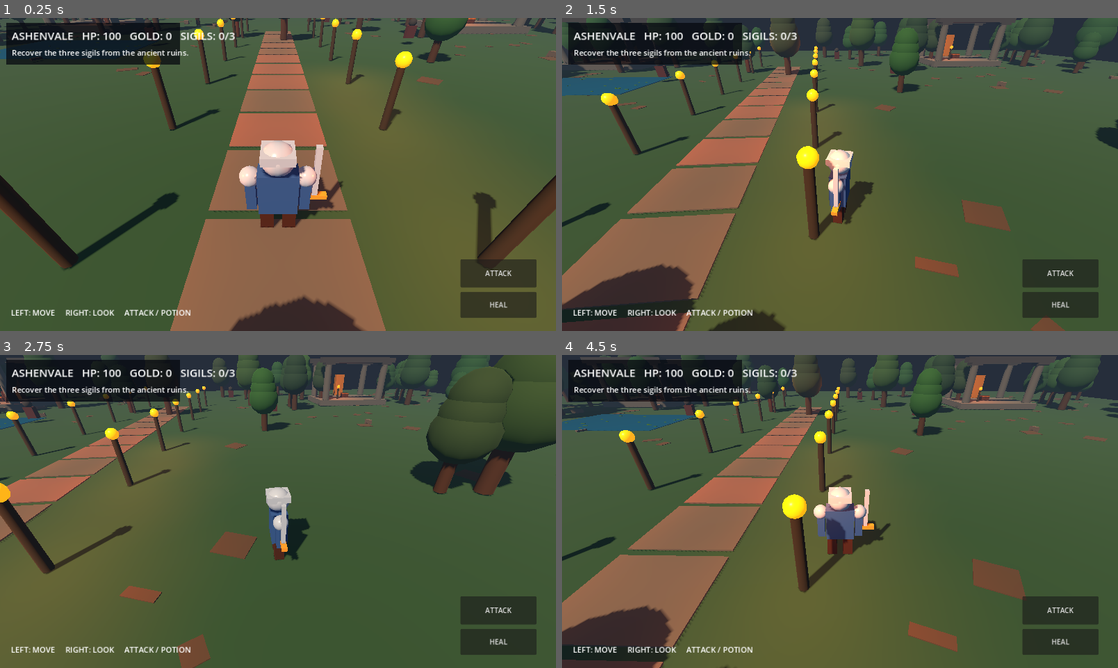
Above: before the commit, frames 1-4 (two rows, left to right).
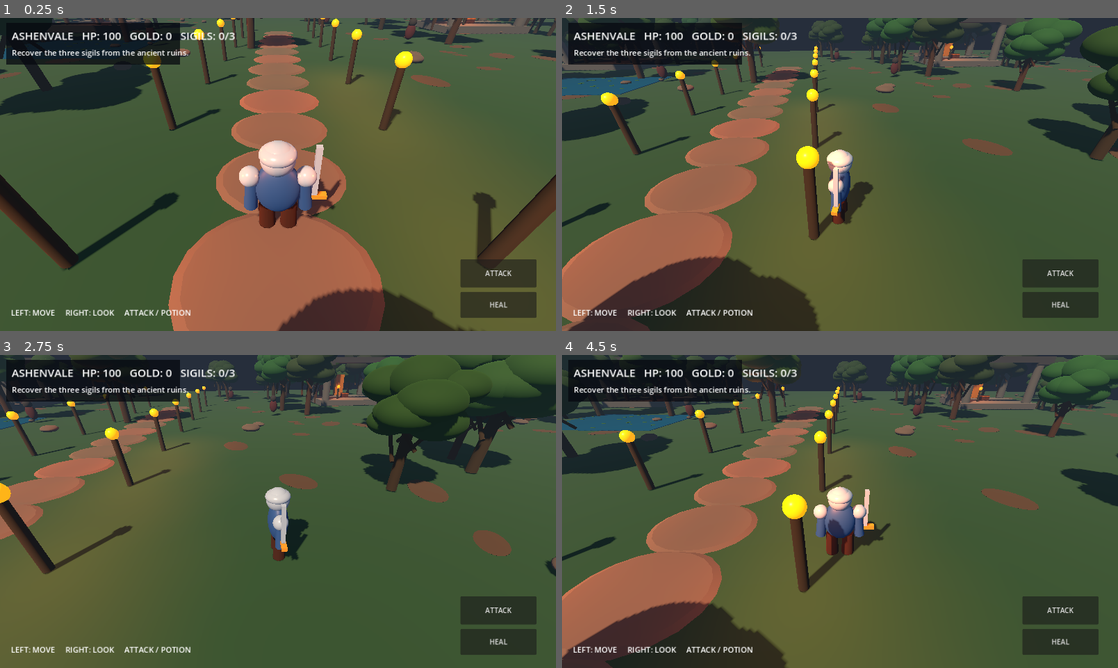
Above: after the commit, the same moments.

Repository: 82gtstang/MindControl
Game: Godot game, scene res://world.tscn
The game is run twice, just before and just after one commit, with the same random seed, the same clock (stepped at 60 frames per second) and the same inputs.
Inputs (mouse positions are in pixels of both pictures, inside the frame that each line leads up to):
- Up to frame 1 (0.25 s): no input
- Up to frame 2 (1.5 s): move the mouse to (962, 158) at 0.52 s; hold Right (ui_right) 0.53-1.25 s; click (962, 158) at 0.67 s; drag from (728, 190) to (812, 237) at 1.27 s
- Up to frame 3 (2.75 s): move the mouse to (333, 442) at 2.02 s; hold Right (ui_right) from 2.03 s (still down)
- Up to frame 4 (4.5 s): release Right (ui_right) at 2.75 s; drag from (812, 574) to (673, 464) at 2.77 s; move the mouse to (1006, 558) at 3.52 s; hold Left (ui_left) 3.53-4.25 s; drag from (673, 464) to (756, 433) at 4.27 s

The runs differ from the first frame. In frame 1, 20% of the frame differs, in the area x 0-100%, y 0-100%; in frame 2, 21%; in frame 3, 16%; in frame 4, 19%.

Commit message:
Replace blocky world meshes with rounded organic trees, stones, paths and characters

Diff:
--- a/godot/world.gd
+++ b/godot/world.gd
@@ -66,8 +66,8 @@
 	var mesh := SphereMesh.new()
 	mesh.radius = radius
 	mesh.height = radius * 2.0
-	mesh.radial_segments = 12
-	mesh.rings = 6
+	mesh.radial_segments = 24
+	mesh.rings = 12
 	mi.mesh = mesh
 	mi.position = pos
 	mi.material_override = mat
@@ -80,7 +80,7 @@
 	mesh.top_radius = radius
 	mesh.bottom_radius = radius * 1.12
 	mesh.height = height
-	mesh.radial_segments = 8
+	mesh.radial_segments = 20
 	mi.mesh = mesh
 	mi.position = pos
 	mi.material_override = mat
@@ -126,7 +126,8 @@
 		var z := rng.randf_range(-53, 53)
 		if absf(x) < 7.0 or absf(z) < 3.0:
 			continue
-		var patch := box_mesh(self, Vector3(rng.randf_range(.3, 1.5), .03, rng.randf_range(.3, 1.5)), Vector3(x, 0.01, z), dirt)
+		var patch := sphere_mesh(self, rng.randf_range(.35, 1.0), Vector3(x, .006, z), dirt)
+		patch.scale = Vector3(1.5, .025, 1.0)
 		patch.rotation.y = rng.randf_range(0, 6.28)
 	for i in range(105):
 		var x := rng.randf_range(-51, 51)
@@ -139,10 +140,12 @@
 		var z := rng.randf_range(-48, 48)
 		if absf(x) < 7 or absf(z) < 3:
 			continue
-		var rock := box_mesh(self, Vector3(rng.randf_range(.2, 1.1), rng.randf_range(.15, .6), rng.randf_range(.3, 1.2)), Vector3(x, .16, z), stone)
+		var rock := sphere_mesh(self, rng.randf_range(.25, .7), Vector3(x, .16, z), stone)
+		rock.scale = Vector3(rng.randf_range(.8, 1.5), rng.randf_range(.35, .7), rng.randf_range(.8, 1.5))
 		rock.rotation.y = rng.randf_range(0, 6.28)
 	for i in range(-8, 9):
-		box_mesh(self, Vector3(3.5, .045, 2.8), Vector3(0, .035, i * 3.1), material(Color(0.35 + rng.randf_range(-.05, .05), .32, .29)))
+		var slab := cylinder_mesh(self, rng.randf_range(1.55, 1.9), .08, Vector3(rng.randf_range(-.12, .12), .035, i * 3.1), material(Color(0.35 + rng.randf_range(-.05, .05), .32, .29)))
+		slab.scale.z = .86
 	_make_water(Vector3(-20, 0, -14))
 
 func _make_tree(pos: Vector3, scale_factor: float) -> void:
@@ -150,10 +153,23 @@
 	tree.position = pos
 	tree.scale = Vector3.ONE * scale_factor
 	add_child(tree)
-	cylinder_mesh(tree, .28, 3.5, Vector3(0, 1.75, 0), material(Color(.25, .15, .09)))
-	var leaf := material(Color(rng.randf_range(.09, .18), rng.randf_range(.22, .35), .15))
-	for i in range(3):
-		sphere_mesh(tree, 1.45 - i * .17, Vector3(0, 3.0 + i * .75, 0), leaf)
+	var bark := material(Color(.23 + rng.randf_range(-.04, .04), .16, .105), 1.0)
+	var leaf := material(Color(rng.randf_range(.08, .16), rng.randf_range(.20, .34), rng.randf_range(.09, .16)))
+	var trunk := cylinder_mesh(tree, .23, 4.2, Vector3(0, 2.1, 0), bark)
+	trunk.rotation.z = rng.randf_range(-.09, .09)
+	for j in range(7):
+		var angle := float(j) * 2.39996
+		var height := 2.0 + float(j % 4) * .58
+		var branch := cylinder_mesh(tree, .085, 1.9, Vector3(cos(angle) * .65, height + .4, sin(angle) * .65), bark)
+		branch.rotation.z = sin(angle) * .75
+		branch.rotation.x = cos(angle) * .75
+	for j in range(11):
+		var angle := float(j) * 2.39996
+		var level := float(j % 4)
+		var canopy := sphere_mesh(tree, rng.randf_range(.85, 1.25), Vector3(cos(angle) * (1.0 + level * .13), 3.4 + level * .47, sin(angle) * (1.0 + level * .13)), leaf)
+		canopy.scale = Vector3(1.12, .68, 1.05)
+	var crown := sphere_mesh(tree, 1.35, Vector3(0, 5.0, 0), leaf)
+	crown.scale.y = .72
 
 func _make_water(pos: Vector3) -> void:
 	var water := Node3D.new()
@@ -232,14 +248,17 @@
 	var armor := material(Color(.19, .32, .51), .5)
 	var metal := material(Color(.58, .64, .7), .25)
 	var leather := material(Color(.24, .12, .08))
-	box_mesh(pivot, Vector3(.83, 1.0, .48), Vector3(0, 1.25, 0), armor)
+	var chest_plate := sphere_mesh(pivot, .65, Vector3(0, 1.3, 0), armor)
+	chest_plate.scale = Vector3(.75, 1.0, .48)
 	sphere_mesh(pivot, .35, Vector3(0, 2.03, 0), metal)
-	box_mesh(pivot, Vector3(.65, .18, .66), Vector3(0, 2.15, 0), metal)
+	var helm := sphere_mesh(pivot, .37, Vector3(0, 2.13, 0), metal)
+	helm.scale.y = .55
 	for x in [-.57, .57]:
 		sphere_mesh(pivot, .22, Vector3(x, 1.6, 0), metal)
-		box_mesh(pivot, Vector3(.22, .7, .24), Vector3(x, 1.13, 0), armor)
+		var arm := cylinder_mesh(pivot, .14, .72, Vector3(x, 1.13, 0), armor)
+		arm.rotation.z = x * .18
 	for x in [-.25, .25]:
-		box_mesh(pivot, Vector3(.3, .75, .3), Vector3(x, .45, 0), leather)
+		cylinder_mesh(pivot, .18, .75, Vector3(x, .45, 0), leather)
 	sword = Node3D.new()
 	sword.position = Vector3(.78, 1.1, -.05)
 	pivot.add_child(sword)
@@ -260,7 +279,8 @@
 		e.position = pos
 		add_child(e)
 		var body := material(Color(.29, .12, .14))
-		box_mesh(e, Vector3(.9, 1.15, .58), Vector3(0, 1.0, 0), body)
+		var torso := sphere_mesh(e, .68, Vector3(0, 1.0, 0), body)
+		torso.scale = Vector3(.72, 1.05, .55)
 		sphere_mesh(e, .38, Vector3(0, 1.85, 0), material(Color(.19, .18, .19)))
 		for x in [-.18, .18]:
 			sphere_mesh(e, .075, Vector3(x, 1.9, -.33), material(Color(1, .18, .06), .3, Color(.8, .04, .01)))
